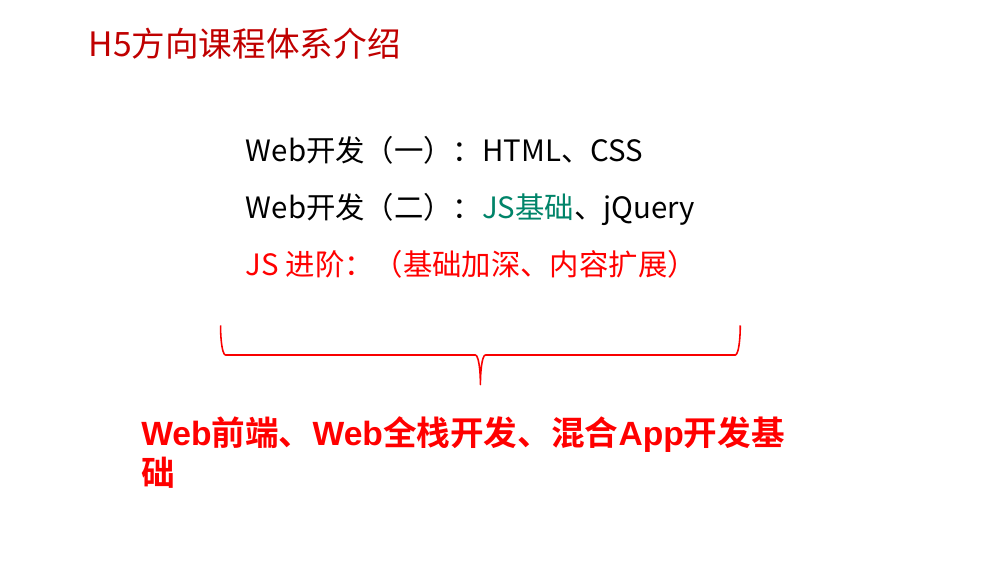
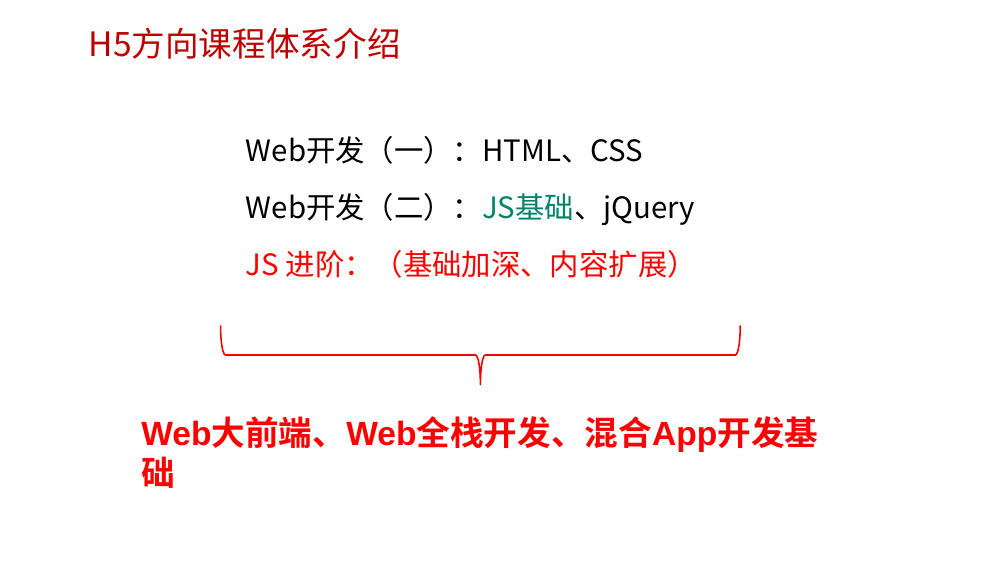
Before and after one commit to edu2act/course-javascript-advanced, a slide deck: slide 3 of 课程PPT/01.JavaScript发展历程及语言特点.pptx. Drawn at 1008x567 pixels with LibreOffice and Linux fonts; fonts in the diff are those of the drawing; background and template pictures are left out. Boxes give left, top, right and bottom in pixels: in the first picture for what was removed or moved away, otherwise in the second. Text is boxed around its words. In the diff, an @@ line names an element or a change of style, - is before the commit and + after.

```diff
--- a/课程PPT/01.JavaScript发展历程及语言特点.pptx
+++ b/课程PPT/01.JavaScript发展历程及语言特点.pptx
@@ text at [141,418,818,452]: text changed @@
-Web前端、Web全栈开发、混合App开发基础
+Web大前端、Web全栈开发、混合App开发基础
```
Also in this commit, not shown: 4 other slides changed, 1 other file.
